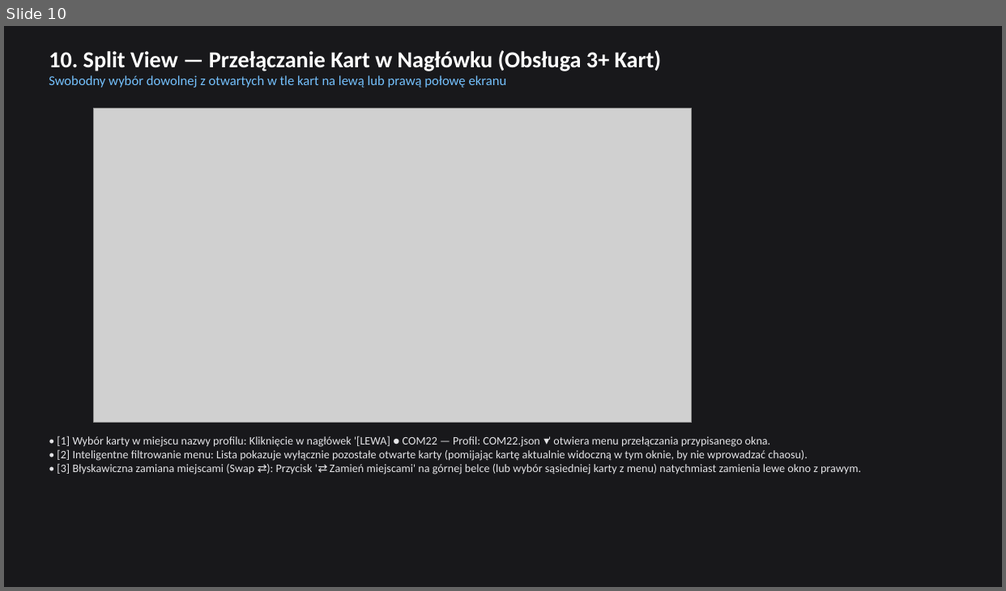
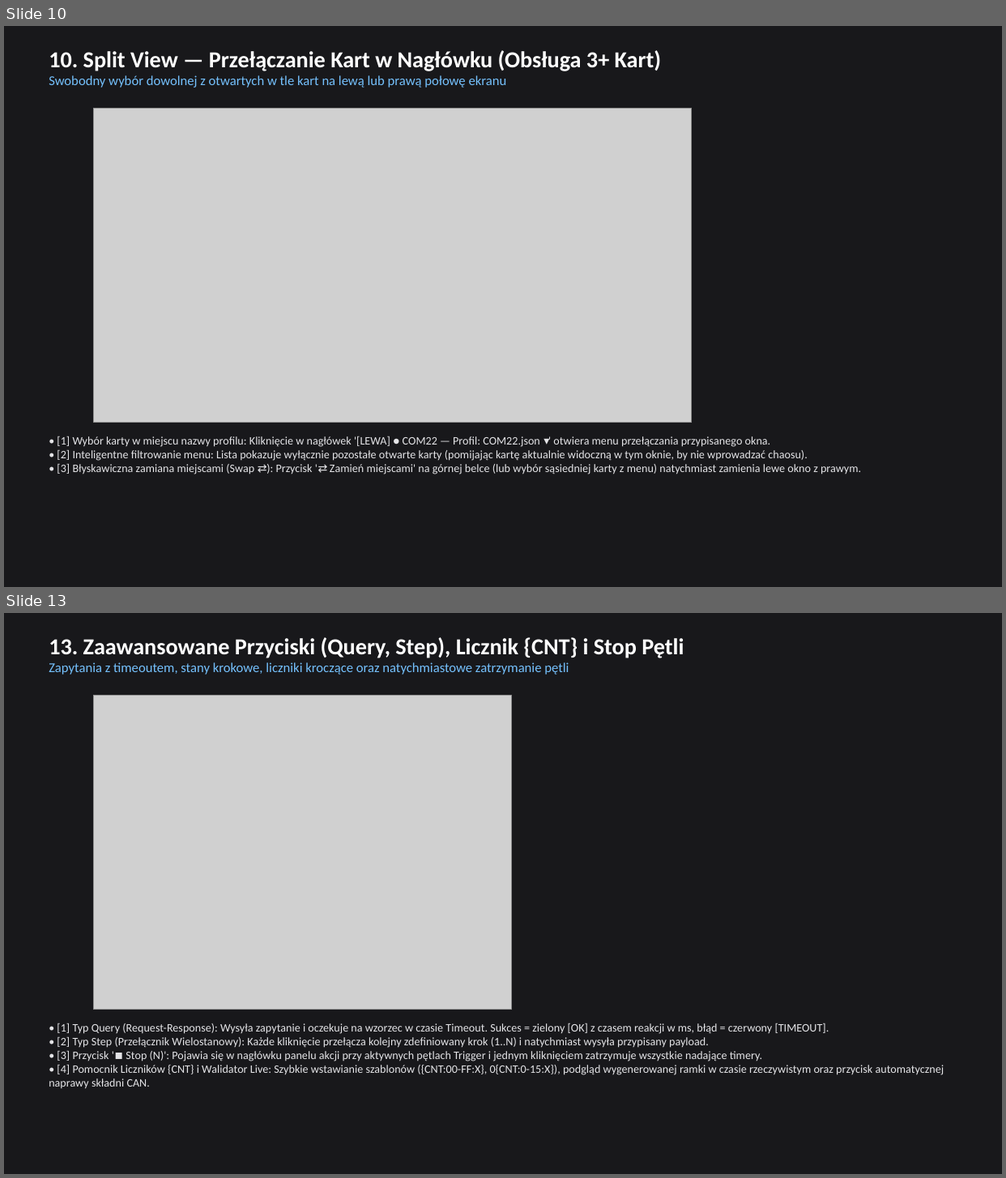
Before and after one commit to hymix/serial_commander, a slide deck: build_docs/Serial_Commander_Prezentacja.pptx. Shown one above the other, each under a label of ours: slide 10 before the commit, slides 10 and 13 after it; the slides between them are not shown. The pictures are 1006x591 and 1006x1178 pixels, drawn with LibreOffice and Linux fonts; fonts in the diff are those of the drawing; grey boxes stand for pictures. Boxes give left, top, right and bottom in pixels: in the first picture for what was removed or moved away, otherwise in the second. Text is boxed around its words. In the diff, an @@ line names an element or a change of style, - is before the commit and + after.

Commit message:
feat(v1.8.0): akcje Query i Step, liczniki {CNT}, przycisk Stop oraz aktualizacja dokumentacji
- Typ przycisku Query (Request-Response z timeoutem i pomiarem czasu w ms)
- Typ przycisku Step (przełącznik wielostanowy z tabelą kroków)
- Dynamiczne liczniki kroczące {CNT} i {SEQ} z pomocnikiem szablonów i walidatorem CAN
- Przycisk Stop (N) zatrzymujący wszystkie aktywne pętle Trigger
- Aktualizacja INSTRUKCJA.md, build_docs.py (slajdy 12-13) oraz dołączenie zrzutów ekranu

```diff
--- a/build_docs/Serial_Commander_Prezentacja.pptx
+++ b/build_docs/Serial_Commander_Prezentacja.pptx
@@ slide 13 added at [4,613,1002,1174], background #18181B @@
@@ text added at [49,637,684,675], 13 pt, text #74C0FC @@
+13. Zaawansowane Przyciski (Query, Step), Licznik {CNT} i Stop Pętli
+Zapytania z timeoutem, stany krokowe, liczniki kroczące oraz natychmiastowe zatrzymanie pętli
@@ picture added at [94,696,512,1010] @@
@@ text added at [49,1023,944,1089], 11 pt, text #E4E4E7 @@
+• [1] Typ Query (Request-Response): Wysyła zapytanie i oczekuje na wzorzec w czasie Timeout. Sukces = zielony [OK] z czasem reakcji w ms, błąd = czerwony [TIMEOUT].
+• [2] Typ Step (Przełącznik Wielostanowy): Każde kliknięcie przełącza kolejny zdefiniowany krok (1..N) i natychmiast wysyła przypisany payload.
+• [3] Przycisk '⏹ Stop (N)': Pojawia się w nagłówku panelu akcji przy aktywnych pętlach Trigger i jednym kliknięciem zatrzymuje wszystkie nadające timery.
+• [4] Pomocnik Liczników {CNT} i Walidator Live: Szybkie wstawianie szablonów ({CNT:00-FF:X}, 0{CNT:0-15:X}), podgląd wygenerowanej ramki w czasie rzeczywistym oraz przycisk automatycznej naprawy składni CAN.
```
Also in this commit, not shown: 5 slides changed, 9 other files.
